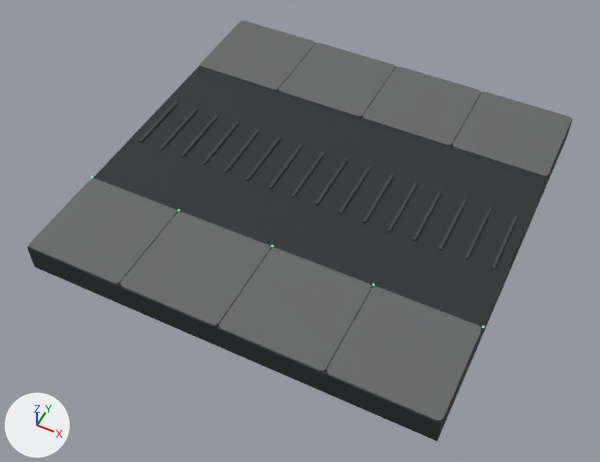
Two versions of the glTF model generated_assets/environments/vita/vta_env_floor_trench_a.glb, one commit apart.
The view is the same before and after, from a camera (50 mm lens) standing at (4.44, -5.32, 5.74) and looking at (1.97, -0.37, -0.44). Every picture has the same lights, and +X, +Y and +Z are marked at lower left. The first picture is the older version. Where no turn or scale is listed for an object, it has been applied to the vertices.

Names of what the first picture shows: 'mesh_intact'.
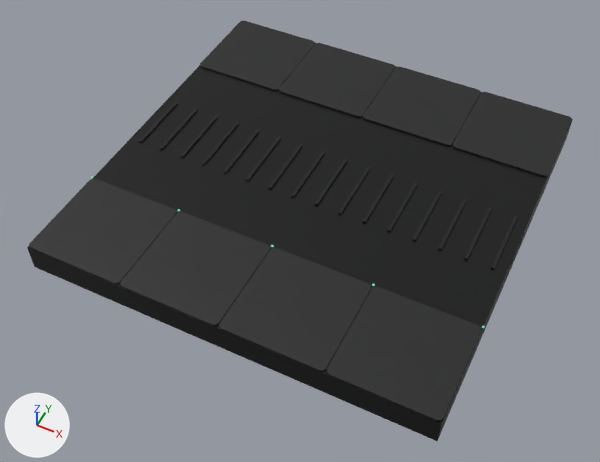
Where the change shows, as pixel boxes (x1, y1, x2, y2) in the pictures (600 x 462 px):
'mesh_intact', surface changed (darker)
    both: (27, 21, 573, 441)

Diff of the bpy script that builds the scene:
```diff
--- a/generated_assets/environments/vita/vta_env_floor_trench_a.glb.py
+++ b/generated_assets/environments/vita/vta_env_floor_trench_a.glb.py
@@ mat_trim_dark_vta @@
 mat_trim_dark_vta = bpy.data.materials.new('trim_dark_vta')
-# nodes: BsdfPrincipled, OutputMaterial
-# colours: black #292c2f
+# nodes: BsdfPrincipled, Math, Mix x2, NormalMap, OutputMaterial, SeparateColor, TexImage x3, VertexColor
+# colours: light grey #c4bdaa, mixed with the vertex colours
+# uses the picture img_shr_mat_gunmetal_a_albedo
+# uses the picture img_shr_mat_gunmetal_a_normal
+# uses the picture img_shr_mat_gunmetal_a_orm
@@ mat_mat_composite_vta @@
 mat_mat_composite_vta = bpy.data.materials.new('mat_composite_vta')
-# nodes: BsdfPrincipled, OutputMaterial
-# colours: dark grey #666768
+# nodes: BsdfPrincipled, Math, Mix x2, NormalMap, OutputMaterial, SeparateColor, TexImage x3, VertexColor
+# colours: grey #6f6e6d, mixed with the vertex colours
+# uses the picture img_shr_mat_frosted_polymer_a_albedo
+# uses the picture img_shr_mat_frosted_polymer_a_normal
+# uses the picture img_shr_mat_frosted_polymer_a_orm
@@ mat_mat_composite_vta_frame @@
 mat_mat_composite_vta_frame = bpy.data.materials.new('mat_composite_vta_frame')
-# nodes: BsdfPrincipled, OutputMaterial
-# colours: dark grey #3e4245
+# nodes: BsdfPrincipled, Math, Mix x2, NormalMap, OutputMaterial, SeparateColor, TexImage x3, VertexColor
+# colours: dark grey #53545b, mixed with the vertex colours
+# uses the picture img_vta_mat_reinforced_steel_a_albedo
+# uses the picture img_vta_mat_reinforced_steel_a_normal
+# uses the picture img_vta_mat_reinforced_steel_a_orm
```
